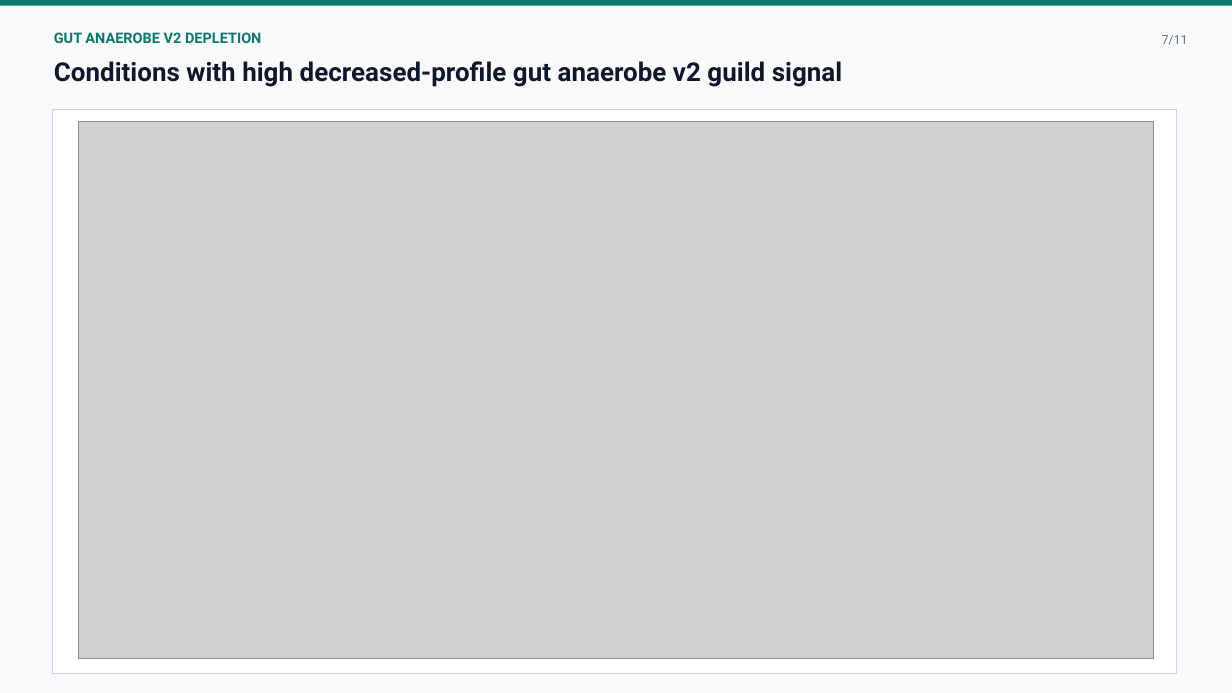
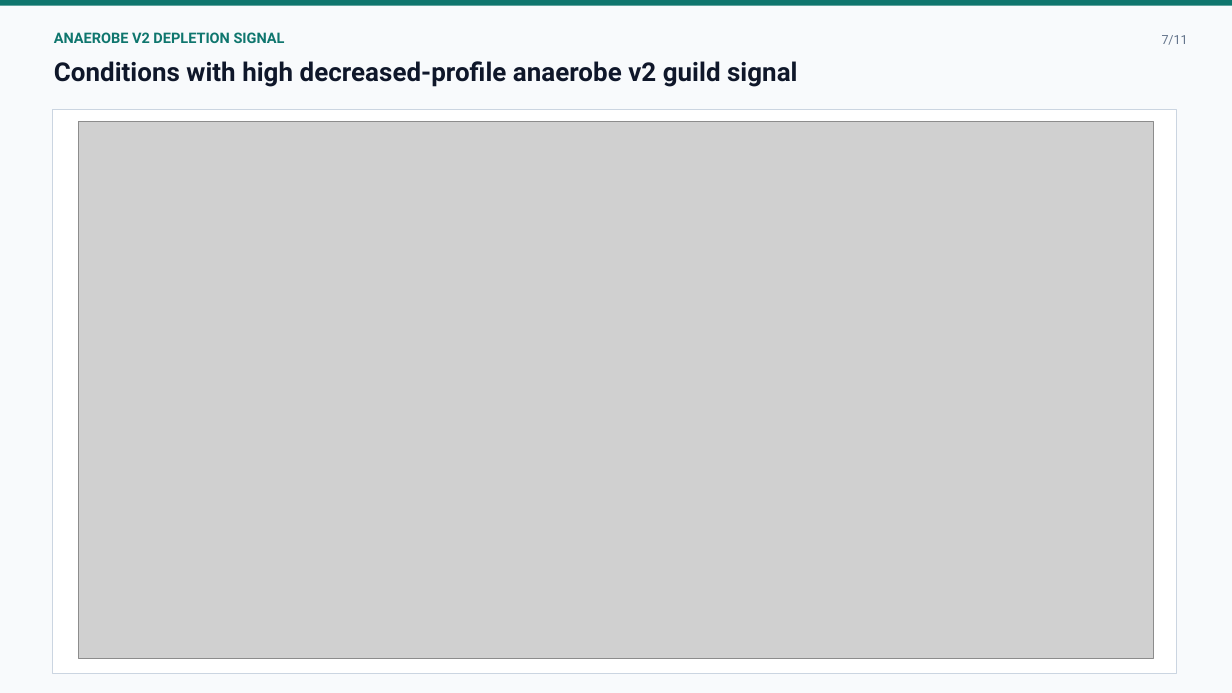
Before and after one commit to CultureBotAI/microbial-trait-profiling, a slide deck: slide 7 of trait-visualization/trait-profile-investigation/trait_profile_investigation_figures.pptx. Drawn at 1232x693 pixels with LibreOffice and Linux fonts; fonts in the diff are those of the drawing; grey boxes stand for pictures. Boxes give left, top, right and bottom in pixels: in the first picture for what was removed or moved away, otherwise in the second. Text is boxed around its words. In the diff, an @@ line names an element or a change of style, - is before the commit and + after.

Commit message:
Update trait profile investigation outputs

```diff
--- a/trait-visualization/trait-profile-investigation/trait_profile_investigation_figures.pptx
+++ b/trait-visualization/trait-profile-investigation/trait_profile_investigation_figures.pptx
@@ text at [54,32,285,43]: text changed @@
-GUT ANAEROBE V2 DEPLETION
+ANAEROBE V2 DEPLETION SIGNAL
@@ text at [54,61,797,87]: text changed @@
-Conditions with high decreased-profile gut anaerobe v2 guild signal
+Conditions with high decreased-profile anaerobe v2 guild signal
```
Also in this commit, not shown: 4 other slides changed, 55 other files.
